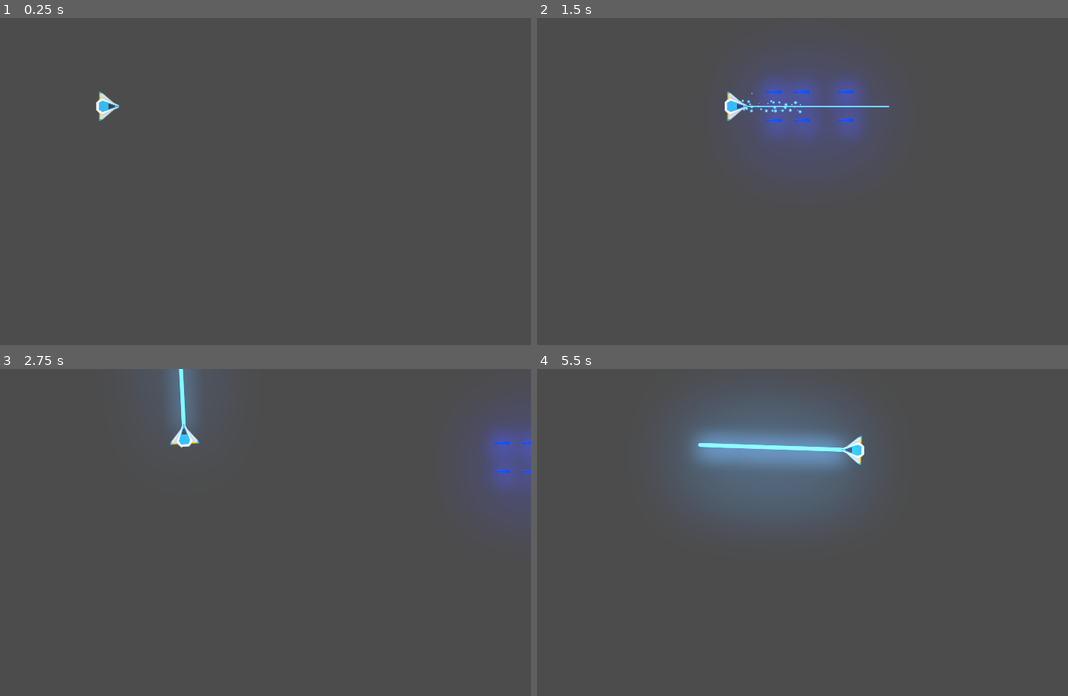
Above: before the commit, frames 1-4 (two rows, left to right).
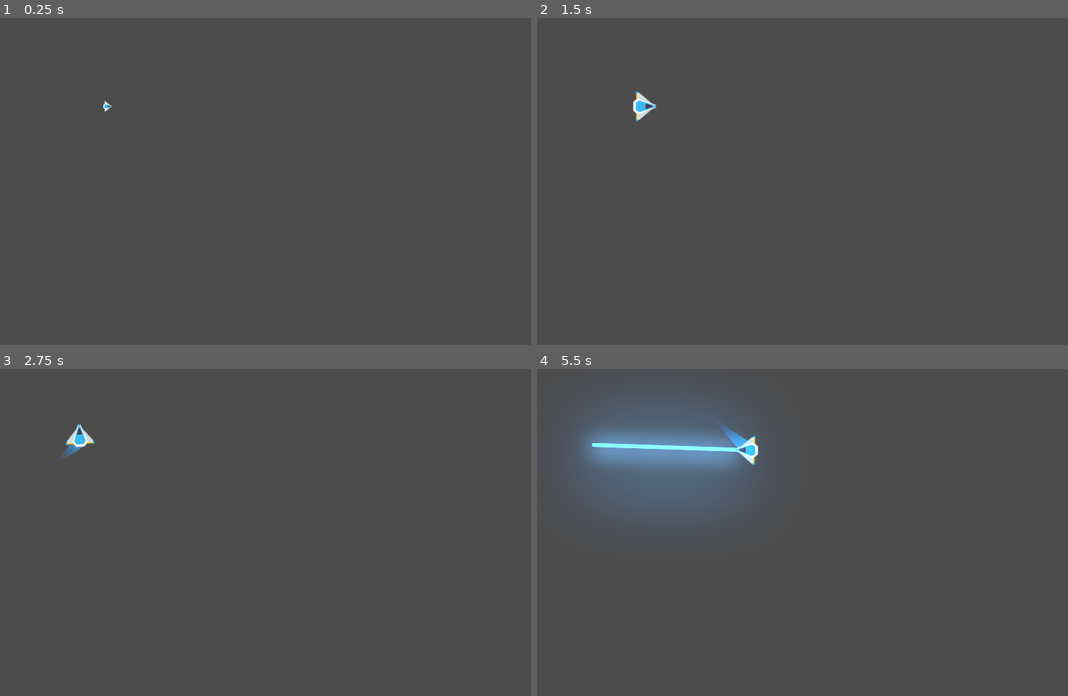
Above: after the commit, the same moments.

Repository: RamaAlves/Meteoritos_juego
Game: Godot game, scene res://Juego/Niveles/NivelTest.tscn
Same seed, same stepped clock (60 frames per second), same inputs: the game is played once before the commit and once after it.
Inputs:
- Up to frame 1 (0.25 s): no input
- Up to frame 2 (1.5 s): hold Up (mover_adelante) 0.53-1.28 s; hold Space (disparo_base) 0.53-1.28 s; hold S (mover_atras) from 1.28 s (still down); tap Shift (disparo_secundario) at 1.35 s
- Up to frame 3 (2.75 s): release S (mover_atras) at 2.03 s; hold Up (mover_adelante) from 2.03 s (still down); hold Left (rotar_antihorario) from 2.03 s (still down)
- Up to frame 4 (5.5 s): release Left (rotar_antihorario) at 2.78 s; tap D (rotar_horario) at 2.85 s; release Up (mover_adelante) at 3.53 s; hold Space (disparo_base) 3.53-4.28 s; hold S (mover_atras) from 3.53 s (still down); tap Enter at 4.25 s; tap Shift (disparo_secundario) at 4.35 s; hold Left (rotar_antihorario) from 5.03 s (still down)

The runs differ from the first frame. In frame 1, 0.2% of the frame differs, in the area x 18-23%, y 22-32%; in frame 2, 6.4%; in frame 3, 4.3%; in frame 4, 13%, in the area x 6-62%, y 9-46%.

Commit message:
Agregando estados Spawn y Vivo

Diff:
--- a/Juego/Naves/Player/Player.gd
+++ b/Juego/Naves/Player/Player.gd
@@ -2,25 +2,53 @@
 class_name Player
 extends RigidBody2D
 
+##Enums
+enum ESTADO{SPAWN,VIVO,INVENCIBLE,MUERTO}
+
 ##atributos Export
 export var potencia_motor:int = 20
 export var potencia_rotacion:int =240
+export var estela_maxima:int =170
 
 ## atributos
 var empuje:Vector2 = Vector2.ZERO
 var dir_rotacion:int = 0
+var estado_actual:int=ESTADO.SPAWN
 
 ##Atributos onready
 onready var canion:Canion =$Canion
 onready var laser:RayoLaser=$LaserBeam2D
+onready var estela:Estela=$EstelaPuntoInicio/Trail2D
+onready var motor_sfx:Motor = $MotorSFX
+onready var colisionador:CollisionPolygon2D =$CollisionPolygon2D
 
 ## Metodos
 func _unhandled_input(event: InputEvent) -> void:
+	#validacion de estado y retorno temprano
+	if not esta_input_activo():
+		return
+
+	#settear estela y sonido del motor
+	if event.is_action_pressed("mover_adelante"):
+		estela.set_max_points(estela_maxima)
+		motor_sfx.sonido_on()
+	elif event.is_action_pressed("mover_atras"):
+		estela.set_max_points(10)
+		motor_sfx.sonido_on()
+
+	if (event.is_action_released("mover_adelante") or event.is_action_released("mover_atras")):
+		motor_sfx.sonido_off()
+
 	#disparo rayo
 	if event.is_action_pressed("disparo_secundario"):
 		laser.set_is_casting(true)
 	if event.is_action_released("disparo_secundario"):
 		laser.set_is_casting(false)
+
+func _ready()->void:
+	controlador_estados(estado_actual)
+	##TODO:quitar, solo DEBUG
+	#controlador_estados(ESTADO.VIVO)
 
 func _integrate_forces(state: Physics2DDirectBodyState) -> void:
 	apply_central_impulse(empuje.rotated(rotation))
@@ -31,7 +59,35 @@
 
 
 ## Metodos Custom
+func controlador_estados(nuevo_estado:int)->void:
+	match nuevo_estado:
+		ESTADO.SPAWN:
+			colisionador.set_deferred("disabled",true)
+			canion.set_puede_disparar(false)
+		ESTADO.VIVO:
+			colisionador.set_deferred("disabled",false)
+			canion.set_puede_disparar(true)
+		ESTADO.INVENCIBLE:
+			colisionador.set_deferred("disabled",true)
+		ESTADO.MUERTO:
+			colisionador.set_deferred("disabled",true)
+			canion.set_puede_disparar(false)
+			queue_free()
+		_:
+			printerr("Error de estado")
+
+	estado_actual=nuevo_estado
+
+func esta_input_activo()-> bool:
+	if estado_actual in [ESTADO.MUERTO, ESTADO.SPAWN]:
+		return false
+	return true
+
 func player_input() -> void:
+	#validacion de estado y retorno temprano
+	if not esta_input_activo():
+		return
+
 	#Empuje
 	empuje=Vector2.ZERO
 	if Input.is_action_pressed("mover_adelante"):
@@ -52,11 +108,7 @@
 	if Input.is_action_just_released("disparo_base"):
 		canion.set_esta_disparando(false)
 
-# Called when the node enters the scene tree for the first time.
-func _ready():
-	pass # Replace with function body.
-
-
-# Called every frame. 'delta' is the elapsed time since the previous frame.
-#func _process(delta):
-#	pass
+#signals internas
+func _on_AnimationPlayer_animation_finished(anim_name: String) -> void:
+	if anim_name=="Spawn":
+		controlador_estados(ESTADO.VIVO)
--- a/Juego/Naves/Player/Player.tscn
+++ b/Juego/Naves/Player/Player.tscn
@@ -1,10 +1,44 @@
-[gd_scene load_steps=6 format=2]
+[gd_scene load_steps=10 format=2]
 
 [ext_resource path="res://Juego/Naves/Player/playerShipBlue.png" type="Texture" id=1]
 [ext_resource path="res://Juego/Naves/Player/Player.gd" type="Script" id=2]
 [ext_resource path="res://Juego/Naves/Player/MaterialFis.tres" type="PhysicsMaterial" id=3]
 [ext_resource path="res://Juego/Proyectiles/Proyectiles_player/Canion.tscn" type="PackedScene" id=4]
 [ext_resource path="res://Juego/Proyectiles/Proyectiles_player/Laser/LaserBeam2D.tscn" type="PackedScene" id=5]
+[ext_resource path="res://Juego/Naves/Player/estela/Trail2D.tscn" type="PackedScene" id=6]
+[ext_resource path="res://Juego/Naves/Player/motor/MotorSFX.tscn" type="PackedScene" id=7]
+
+[sub_resource type="Animation" id=1]
+resource_name = "Default"
+length = 0.001
+tracks/0/type = "value"
+tracks/0/path = NodePath("Sprite:scale")
+tracks/0/interp = 1
+tracks/0/loop_wrap = true
+tracks/0/imported = false
+tracks/0/enabled = true
+tracks/0/keys = {
+"times": PoolRealArray( 0 ),
+"transitions": PoolRealArray( 1 ),
+"update": 0,
+"values": [ Vector2( 1, 1 ) ]
+}
+
+[sub_resource type="Animation" id=2]
+resource_name = "Spawn"
+length = 1.6
+tracks/0/type = "value"
+tracks/0/path = NodePath("Sprite:scale")
+tracks/0/interp = 1
+tracks/0/loop_wrap = true
+tracks/0/imported = false
+tracks/0/enabled = true
+tracks/0/keys = {
+"times": PoolRealArray( 0, 1, 1.6 ),
+"transitions": PoolRealArray( 1, 0.615572, 1.8025 ),
+"update": 0,
+"values": [ Vector2( 0, 0 ), Vector2( 1.5, 1.5 ), Vector2( 1, 1 ) ]
+}
 
 [node name="Player" type="RigidBody2D"]
 z_index = 50
@@ -19,6 +53,7 @@
 
 [node name="Sprite" type="Sprite" parent="."]
 rotation = 1.5708
+scale = Vector2( 1e-05, 1e-05 )
 texture = ExtResource( 1 )
 
 [node name="CollisionPolygon2D" type="CollisionPolygon2D" parent="."]
@@ -40,4 +75,23 @@
 z_as_relative = false
 collision_mask = 6
 
+[node name="EstelaPuntoInicio" type="Position2D" parent="."]
+position = Vector2( -11, 0 )
+
+[node name="Trail2D" parent="EstelaPuntoInicio" instance=ExtResource( 6 )]
+points = PoolVector2Array( 0, 0, 60, 0 )
+width = 50.0
+is_emitting = true
+lifetime = 0.6
+max_points = 150
+
+[node name="MotorSFX" parent="." instance=ExtResource( 7 )]
+
+[node name="AnimationPlayer" type="AnimationPlayer" parent="."]
+autoplay = "Spawn"
+anims/Default = SubResource( 1 )
+anims/Spawn = SubResource( 2 )
+
+[connection signal="animation_finished" from="AnimationPlayer" to="." method="_on_AnimationPlayer_animation_finished"]
+
 [editable path="Canion"]
--- /dev/null
+++ b/Juego/Naves/Player/estela/Trail2D.gd
@@ -0,0 +1,114 @@
+# Draws a 2D trail using Godot's `Line2D`.
+#
+# Instantiate `Trail2D` as a child of a moving node to use it. To control the color, width curve,
+# texture, or trail width, use parameters from the `Line2D` class.
+tool
+
+class_name Estela
+extends Line2D
+
+export var is_emitting := false setget set_emitting
+
+# Distance in pixels between vertices. A higher resolution leads to more details.
+export var resolution := 5.0
+# Life of each point in seconds before it is deleted.
+export var lifetime := 0.5
+# Maximum number of points allowed on the curve.
+export var max_points := 100 setget set_max_points
+
+# Optional path to the target node to follow. If not set, the instance follows its parent.
+export var target_path: NodePath
+
+var _points_creation_time := []
+var _last_point := Vector2.ZERO
+var _clock := 0.0
+var _offset := 0.0
+
+onready var target: Node2D = get_node_or_null(target_path)
+
+
+func _ready() -> void:
+	if not target:
+		target = get_parent() as Node2D
+
+	if Engine.editor_hint:
+		set_process(false)
+		return
+
+	_offset = position.length()
+	set_as_toplevel(true)
+	clear_points()
+	position = Vector2.ZERO
+	_last_point = to_local(target.global_position) + calculate_offset()
+
+
+func _get_configuration_warning() -> String:
+	var warning := "Missing Target node: assign a Node that extends Node2D in the Target Path or make the Trail a child of a parent that extends Node2D"
+	if target:
+		warning = ""
+	return warning
+
+
+func _process(delta: float) -> void:
+	_clock += delta
+	remove_older()
+
+	if not is_emitting:
+		return
+
+	# Adding new points if necessary.
+	var desired_point := to_local(target.global_position)
+	var distance: float = _last_point.distance_to(desired_point)
+	if distance > resolution:
+		add_timed_point(desired_point, _clock)
+
+
+# Creates a new point and stores its creation time.
+func add_timed_point(point: Vector2, time: float) -> void:
+	add_point(point + calculate_offset())
+	_points_creation_time.append(time)
+	_last_point = point
+	if get_point_count() > max_points:
+		remove_first_point()
+
+
+# Calculates the offset of the trail from its target.
+func calculate_offset() -> Vector2:
+	return - 1.0 * polar2cartesian(1.0, target.rotation).rotated(- PI / 2) * _offset
+
+
+# Removes the first point in the line and the corresponding time.
+func remove_first_point() -> void:
+	if get_point_count() > 1:
+		remove_point(0)
+	_points_creation_time.pop_front()
+
+
+# Remove points older than `lifetime`.
+func remove_older() -> void:
+	for creation_time in _points_creation_time:
+		var delta = _clock - creation_time
+		if delta > lifetime:
+			remove_first_point()
+		# Points in `_points_creation_time` are ordered from oldest to newest so as soon as a point
+		# isn't older than `lifetime`, we know all remaining points should stay as well.
+		else:
+			break
+
+
+func set_emitting(emitting: bool) -> void:
+	is_emitting = emitting
+	if Engine.editor_hint:
+		return
+
+	if not is_inside_tree():
+		yield(self, "ready")
+
+	if is_emitting:
+		clear_points()
+		_points_creation_time.clear()
+		_last_point = to_local(target.global_position) + calculate_offset()
+
+#settear largo de estela
+func set_max_points(valor:int)-> void:
+	max_points = valor
--- /dev/null
+++ b/Juego/Naves/Player/estela/Trail2D.tscn
@@ -0,0 +1,17 @@
+[gd_scene load_steps=4 format=2]
+
+[ext_resource path="res://Juego/Naves/Player/estela/Trail2D.gd" type="Script" id=1]
+
+[sub_resource type="Curve" id=1]
+_data = [ Vector2( 0, 0 ), 0.0, 1.0, 0, 1, Vector2( 1, 1 ), 1.0, 0.0, 1, 0 ]
+
+[sub_resource type="Gradient" id=2]
+colors = PoolColorArray( 0.294118, 0.356863, 0.670588, 0, 0.211765, 0.733333, 0.960784, 1 )
+
+[node name="Trail2D" type="Line2D"]
+points = PoolVector2Array( 0, 0, 32, 0 )
+width_curve = SubResource( 1 )
+default_color = Color( 1, 1, 1, 1 )
+gradient = SubResource( 2 )
+joint_mode = 2
+script = ExtResource( 1 )
--- /dev/null
+++ b/Juego/Naves/Player/motor/MotorSFX.gd
@@ -0,0 +1,32 @@
+#Motor.gd
+class_name Motor
+extends AudioStreamPlayer2D
+
+export var tiempo_transicion:float = 0.6
+export var volumen_apagado:float = -30.0
+export var volumen_original:float = 0.0
+
+onready var tween_sonido:Tween = $Tween
+
+func ready() -> void:
+	volume_db = volumen_apagado
+
+func sonido_on()->void:
+	if not playing:
+		play()
+	efecto_transicion(volume_db,volumen_original)
+
+func sonido_off()-> void:
+	efecto_transicion(volume_db,volumen_apagado)
+
+func efecto_transicion(desde_vol:float, hasta_vol:float)->void:
+	tween_sonido.interpolate_property(
+		self,
+		"volume_db",
+		desde_vol,
+		hasta_vol,
+		tiempo_transicion,
+		Tween.TRANS_LINEAR,
+		Tween.EASE_OUT_IN
+	)
+	tween_sonido.start()
--- /dev/null
+++ b/Juego/Naves/Player/motor/MotorSFX.tscn
@@ -0,0 +1,13 @@
+[gd_scene load_steps=3 format=2]
+
+[ext_resource path="res://Juego/Naves/Player/MotorPlayer.ogg" type="AudioStream" id=1]
+[ext_resource path="res://Juego/Naves/Player/motor/MotorSFX.gd" type="Script" id=2]
+
+[node name="MotorSFX" type="AudioStreamPlayer2D"]
+stream = ExtResource( 1 )
+bus = "SFX"
+script = ExtResource( 2 )
+tiempo_transicion = 0.7
+volumen_original = 1.0
+
+[node name="Tween" type="Tween" parent="."]
--- a/Juego/Proyectiles/Proyectiles_player/Canion.gd
+++ b/Juego/Proyectiles/Proyectiles_player/Canion.gd
@@ -9,11 +9,11 @@
 export var danio_proyectil:int=1
 
 ##Atributos onready
-
 onready var timer_enfriamiento:Timer=$TimerEnfriamiento
 onready var disparo_sfx:AudioStreamPlayer2D=$DisparoSFX
 onready var esta_enfriado:bool=true
 onready var esta_disparando:bool=false setget set_esta_disparando
+onready var puede_disparar:bool=false setget set_puede_disparar
 
 ##Atributos
 var puntos_disparo:Array=[]
@@ -21,6 +21,9 @@
 ##Setters y Getters
 func set_esta_disparando(disparando:bool)->void:
 	esta_disparando=disparando
+
+func set_puede_disparar(duenio_puede:bool)->void:
+	puede_disparar=duenio_puede
 
 ##Metodos
 func _ready() -> void:
--- a/project.godot
+++ b/project.godot
@@ -13,6 +13,16 @@
 "class": "Canion",
 "language": "GDScript",
 "path": "res://Juego/Proyectiles/Proyectiles_player/Canion.gd"
+}, {
+"base": "Line2D",
+"class": "Estela",
+"language": "GDScript",
+"path": "res://Juego/Naves/Player/estela/Trail2D.gd"
+}, {
+"base": "AudioStreamPlayer2D",
+"class": "Motor",
+"language": "GDScript",
+"path": "res://Juego/Naves/Player/motor/MotorSFX.gd"
 }, {
 "base": "Node2D",
 "class": "Nivel",
@@ -36,6 +46,8 @@
 } ]
 _global_script_class_icons={
 "Canion": "",
+"Estela": "",
+"Motor": "",
 "Nivel": "",
 "Player": "",
 "Proyectil": "",
Not shown, added: Juego/Naves/Player/MotorPlayer.ogg.import
Not shown, added: Juego/Naves/Player/MotorPlayer.ogg
